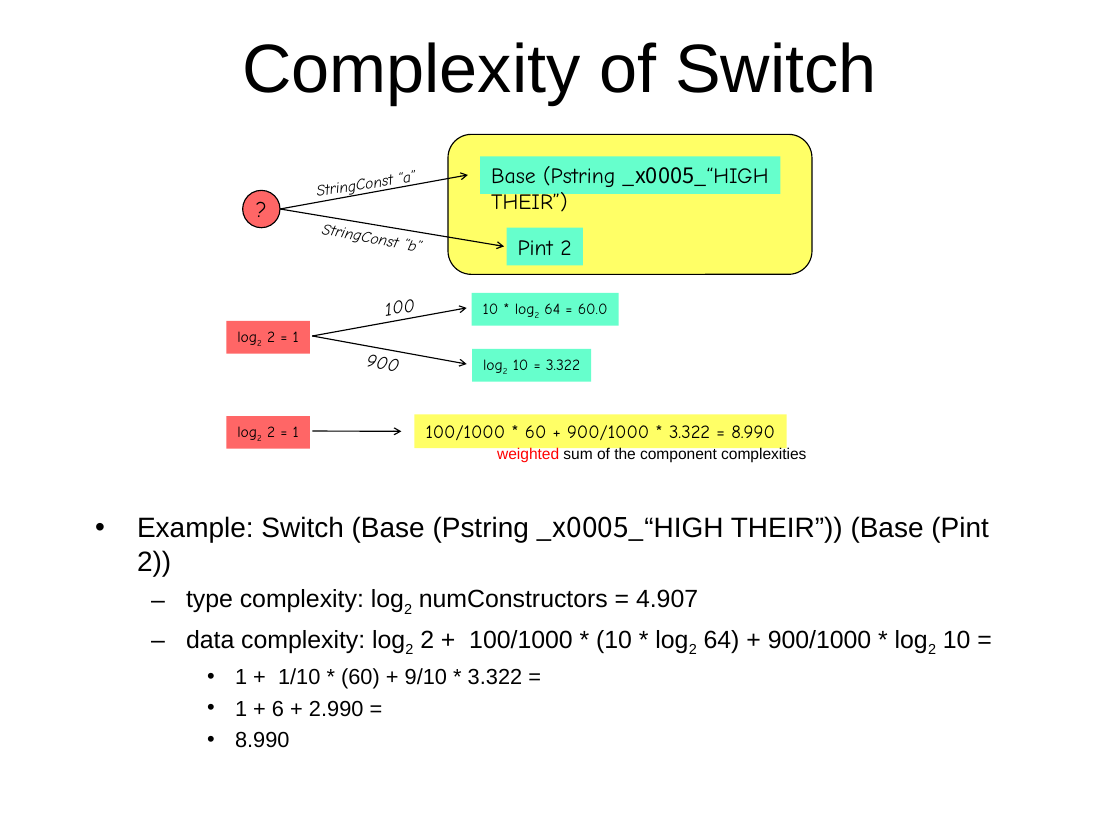
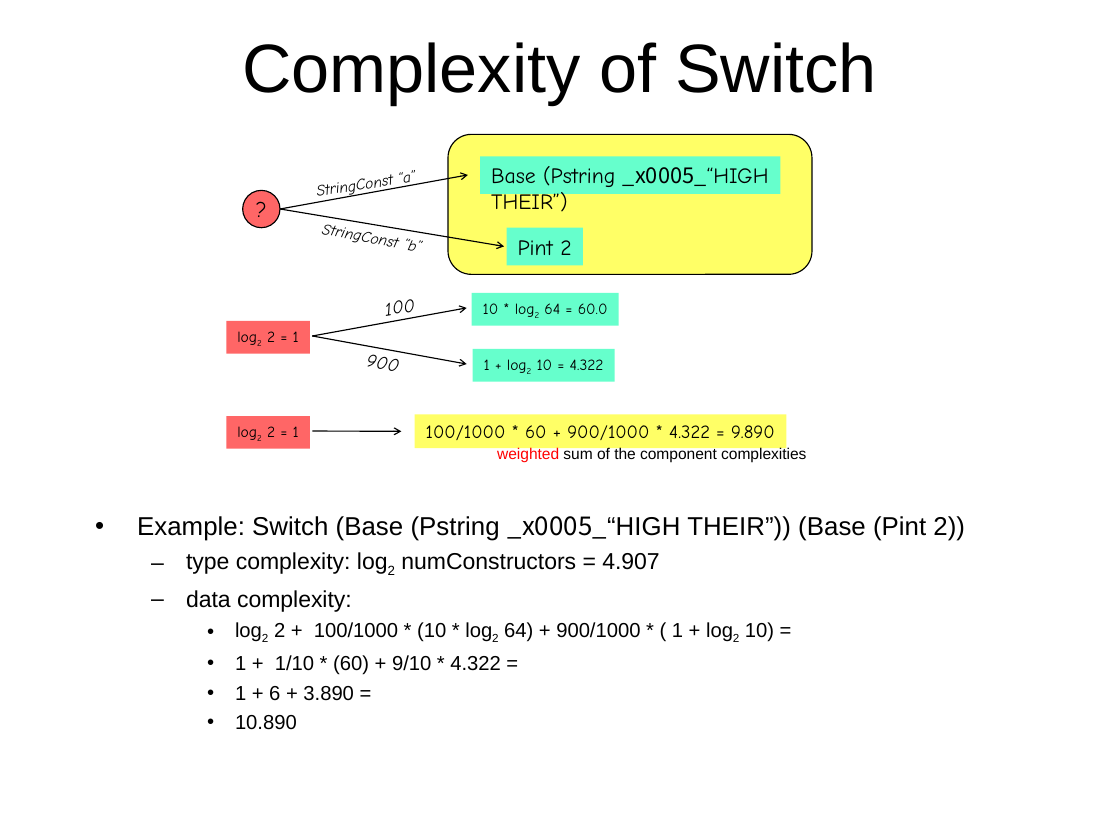
Before and after one commit to cornell-pl/forest, a slide deck: slide 8 of pads/documents/scoring/Comparisons.ppt. Drawn at 1120x840 pixels with LibreOffice and Linux fonts; fonts in the diff are those of the drawing. Boxes give left, top, right and bottom in pixels: in the first picture for what was removed or moved away, otherwise in the second. Text is boxed around its words. In the diff, an @@ line names an element or a change of style, - is before the commit and + after.

```diff
--- a/pads/documents/scoring/Comparisons.ppt
+++ b/pads/documents/scoring/Comparisons.ppt
@@ rectangle "1 + log2 10 = ...": place and size @@
-rectangle "1 + log2 10 = ..." at (473,349,591,382)
+rectangle "1 + log2 10 = ..." at (473,349,615,382)
@@ text in rectangle at (484,359,604,370): text changed @@
-log2 10 = 3.322
+1 + log2 10 = 4.322
@@ text in rectangle at (426,425,775,440): text changed @@
-100/1000 * 60 + 900/1000 * 3.322 = 8.990
+100/1000 * 60 + 900/1000 * 4.322 = 9.890
@@ text at (137,516,965,574): size 18 to 16.6 pt in "Example: Switch (Base (Pstring _x0005_“HIGH THEIR”)) (Base ..."; size 16 to 14.8 pt in "type complexity: log2 numConstructors = 4.907" @@
@@ text at (186,590,774,730): text changed; size 16 to 12.9 pt @@
-  – data complexity: log2 2 + 100/1000 * (10 * log2 64) + 900/1000 * log2 10 =
-    • 1 + 1/10 * (60) + 9/10 * 3.322 =
-    • 1 + 6 + 2.990 =
-    • 8.990
+  – data complexity:
+    • log2 2 + 100/1000 * (10 * log2 64) + 900/1000 * ( 1 + log2 10) =
+    • 1 + 1/10 * (60) + 9/10 * 4.322 =
+    • 1 + 6 + 3.890 =
+    • 10.890
```
Also in this commit, not shown: 4 other slides changed, 7 slides added.
